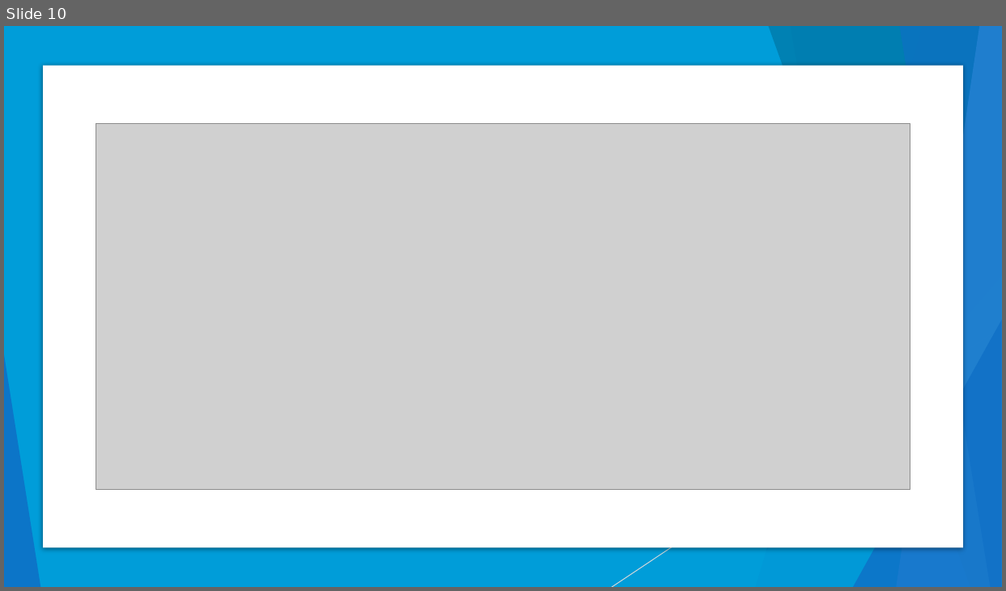
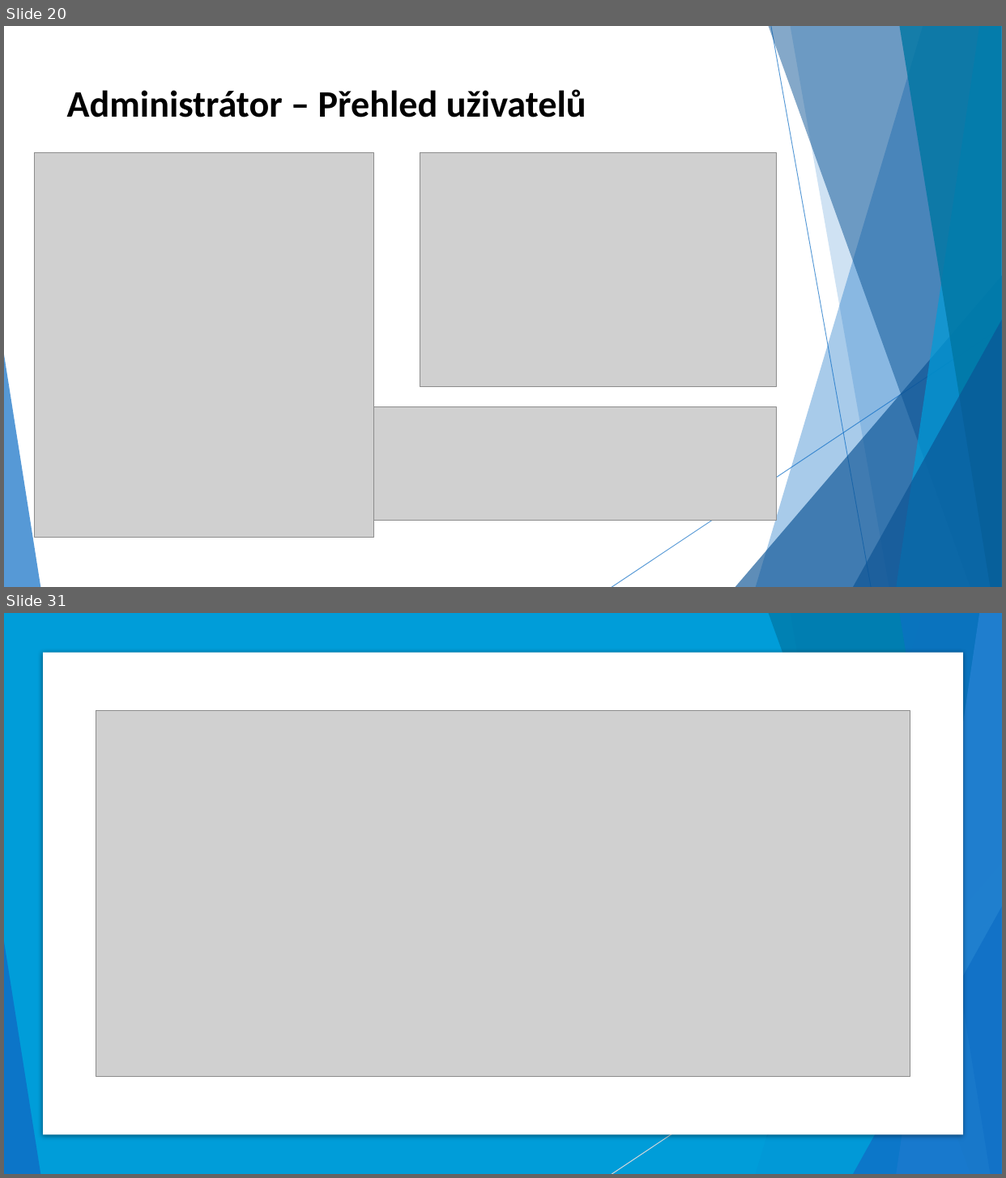
Before and after one commit to Kropi11/Maturitni-zkouska, a slide deck: Dlouhodoba maturitni prace/DMP-prezentace.pptx. Shown one above the other, each under a label of ours: slide 10 before the commit, slides 20 and 31 after it; the slides between them are not shown. The pictures are 1006x591 and 1006x1178 pixels, drawn with LibreOffice and Linux fonts; fonts in the diff are those of the drawing; grey boxes stand for pictures. Boxes give left, top, right and bottom in pixels: in the first picture for what was removed or moved away, otherwise in the second. Text is boxed around its words. In the diff, an @@ line names an element or a change of style, - is before the commit and + after.

```diff
--- a/Dlouhodoba maturitni prace/DMP-prezentace.pptx
+++ b/Dlouhodoba maturitni prace/DMP-prezentace.pptx
@@ slide 20 added at box(4, 26, 1002, 587), background #FFFFFF; not listed: 10 template elements that a slide beside it also shows @@
@@ title added at box(67, 89, 586, 118), 36 pt, text #000000, bold @@
+Administrátor – Přehled uživatelů
@@ picture added at box(35, 152, 374, 537) @@
@@ picture added at box(420, 152, 777, 386) @@
@@ picture added at box(374, 407, 776, 521) @@
@@ what was slide 10 is now slide 31 @@
```
Also in this commit, not shown: 27 other slides added, 4 slides removed.
